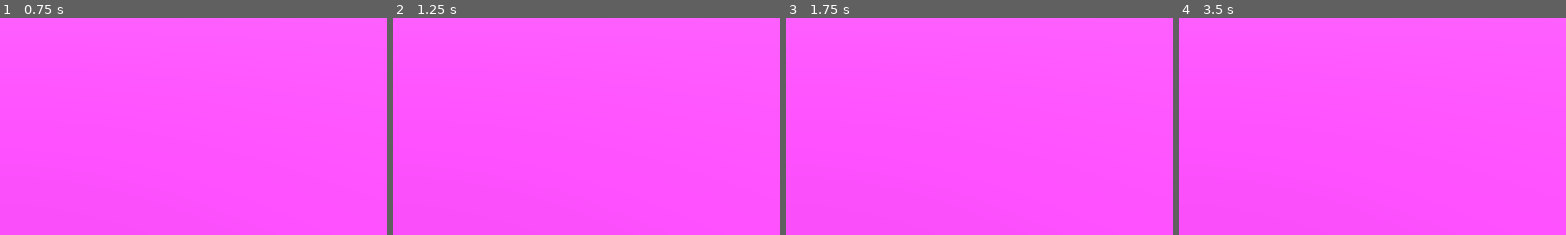
Above: before the commit, frames 1-4 (left to right).
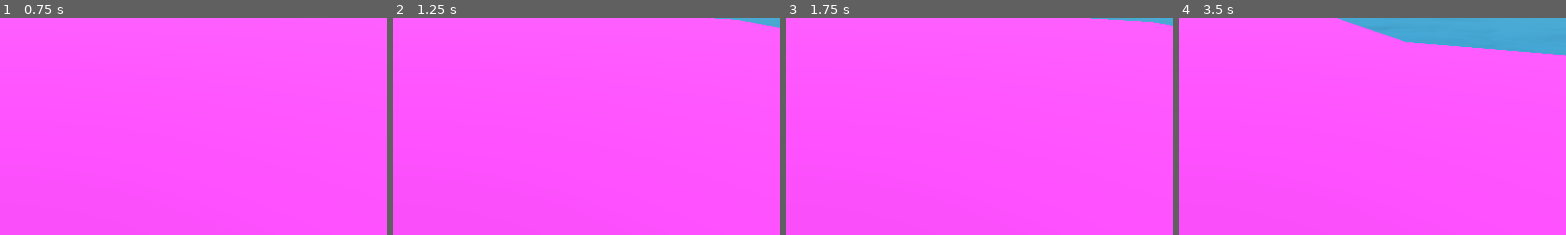
Above: after the commit, the same moments.

Repository: jovialen/IslandGame
Game: Godot game, scene res://Scenes/Worlds/IslandGame.tscn
Two runs of this game, one before a commit and one after it. Both use one fixed random seed, a clock stepped at 60 frames per second and the inputs below.
Inputs (mouse positions are % of the whole screen's width and height, from its top left):
- Up to frame 1 (0.75 s): tap Enter at 0.5 s; move the mouse to (72, 45) at 0.52 s; hold D (right) from 0.53 s (still down); tap Q (rotate_anticlockwise) at 0.6 s; click (72, 45) at 0.67 s
- Up to frame 2 (1.25 s): keep holding D (right)
- Up to frame 3 (1.75 s): release D (right) at 1.25 s; tap Space at 1.25 s; drag from (30, 55) to (45, 70) at 1.27 s
- Up to frame 4 (3.5 s): tap Enter at 2 s; move the mouse to (60, 28) at 2.02 s; hold D (right) 2.03-2.75 s; tap Mouse wheel up (zoom_in) at 2.1 s; drag from (45, 70) to (20, 35) at 2.77 s
The pictures show only the part of the screen within x 50-100%, y 0-50%; the shares and areas given below are measured in that part.

Frame 1 is identical in both runs. In frame 2, 0.3% of the frame differs, in the area x 83-100%, y 0-5%; in frame 3, 0.3%; in frame 4, 6.8%, in the area x 41-100%, y 0-18%.

Commit message:
feat: refactor hex grid script

Diff:
--- a/Scenes/Terrain/Map.tscn
+++ b/Scenes/Terrain/Map.tscn
@@ -1,13 +1,6 @@
-[gd_scene load_steps=4 format=3 uid="uid://b3h5feqevc3bu"]
+[gd_scene load_steps=2 format=3 uid="uid://b3h5feqevc3bu"]
 
-[ext_resource type="Script" path="res://Scripts/Grid/HexGridRenderer.gd" id="1_4bxg7"]
 [ext_resource type="Script" path="res://Scripts/Grid/HexGrid.gd" id="2_63hn4"]
 
-[sub_resource type="Resource" id="Resource_rvy7u"]
+[node name="HexGrid" type="Node3D"]
 script = ExtResource("2_63hn4")
-radius = 2
-
-[node name="Map" type="Node3D"]
-script = ExtResource("1_4bxg7")
-hexGrid = SubResource("Resource_rvy7u")
-tileSize = 2.0
--- a/Scenes/Terrain/Tiles/HexTile.tscn
+++ b/Scenes/Terrain/Tiles/HexTile.tscn
@@ -1,4 +1,6 @@
-[gd_scene load_steps=3 format=3 uid="uid://bxedk7rl2l87o"]
+[gd_scene load_steps=4 format=3 uid="uid://bxedk7rl2l87o"]
+
+[ext_resource type="Script" path="res://Scripts/Grid/HexTile.gd" id="1_xv3f7"]
 
 [sub_resource type="StandardMaterial3D" id="StandardMaterial3D_dygnu"]
 albedo_color = Color(1, 0.290196, 1, 1)
@@ -12,6 +14,7 @@
 cap_bottom = false
 
 [node name="Hex Tile" type="Node3D"]
+script = ExtResource("1_xv3f7")
 
 [node name="MeshInstance3D" type="MeshInstance3D" parent="."]
 transform = Transform3D(1, 0, 0, 0, 1, 0, 0, 0, 1, 0, -1, 0)
--- a/Scripts/Grid/HexGrid.gd
+++ b/Scripts/Grid/HexGrid.gd
@@ -1,4 +1,65 @@
-extends Resource
+extends Node3D
 class_name HexGrid
 
-@export_range(1, 100) var radius : int = 5
+enum Orientation { FLAT, POINTY };
+
+@export_category("Hex Grid")
+@export var radius := 2
+@export var orientation := Orientation.POINTY;
+@export var tileSize := 2.0
+
+var tiles = []
+
+const HEX_TILE = preload("res://Scenes/Terrain/Tiles/HexTile.tscn")
+
+
+func _ready():
+	var size = radius * 2 + 1
+
+	for x in range(size):
+		tiles.append([])
+		for y in range(size):
+			tiles[x].append(null)
+			if _in_radius(x, y):
+				tiles[x][y] = _add_tile(x, y)
+
+
+func _in_radius(xCoord, yCoord):
+	var offset = _coord_to_position(xCoord - radius, yCoord - radius)
+	print(offset)
+	return offset.x ** 2 + offset.y ** 2 <= (radius * tileSize * 2) ** 2
+
+
+func _add_tile(xCoord, yCoord):
+	var instance = HEX_TILE.instantiate()
+
+	var offset = _coord_to_position(xCoord - radius, yCoord - radius)
+	instance.position = Vector3(offset.x, 0, offset.y)
+	instance.scale *= tileSize
+	instance.rotation.y = _rotation()
+
+	instance.coords = Vector2(xCoord, yCoord)
+
+	instance.name = "Tile " + String.num(xCoord) + " " + String.num(yCoord)
+	add_child(instance, true)
+	return instance
+
+
+func _coord_to_position(xCoord, yCoord):
+	if orientation == Orientation.FLAT:
+		var x = tileSize * 3/2 * xCoord
+		var y = tileSize * sqrt(3) * (yCoord + 0.5 * (xCoord&1))
+
+		return Vector2(x, y)
+	else:
+		var x = tileSize * sqrt(3) * (xCoord + 0.5 * (yCoord&1))
+		var y = tileSize * 3/2 * yCoord
+
+		return Vector2(x, y)
+
+
+func _rotation():
+	if orientation == Orientation.FLAT:
+		return deg_to_rad(90)
+	else:
+		return 0
--- a/Scripts/Grid/HexGridRenderer.gd
+++ /dev/null
@@ -1,45 +0,0 @@
-extends Node3D
-class_name HexGridRenderer
-
-@export_category("Hex Grid Renderer")
-@export var hexGrid : HexGrid
-@export var tileSize : float = 1
-
-enum Orientation { FLAT, POINTY }
-@export var orientation := Orientation.POINTY
-
-const HEX_TILE := preload("res://Scenes/Terrain/Tiles/HexTile.tscn")
-
-func _ready():
-	var tileRotation = _get_rotation()
-	var size = hexGrid.radius * 2 + 1
-	for x in range(size):
-		var xCoord = x - hexGrid.radius
-		for y in range(size):
-			var yCoord = y - hexGrid.radius
-			var instance = HEX_TILE.instantiate()
-			var offset = _get_position(xCoord, yCoord)
-			instance.position = Vector3(offset.x, 0.0, offset.y)
-			instance.scale *= tileSize
-			instance.rotation.y = tileRotation
-			add_child(instance)
-
-
-func _get_position(xCoord, yCoord):
-	if orientation == Orientation.FLAT:
-		var x = tileSize * 3/2 * xCoord
-		var y = tileSize * sqrt(3) * (yCoord + 0.5 * (xCoord&1))
-
-		return Vector2(x, y)
-	else:
-		var x = tileSize * sqrt(3) * (xCoord + 0.5 * (yCoord&1))
-		var y = tileSize * 3/2 * yCoord
-
-		return Vector2(x, y)
-
-
-func _get_rotation():
-	if orientation == Orientation.FLAT:
-		return deg_to_rad(90)
-	else:
-		return 0
--- /dev/null
+++ b/Scripts/Grid/HexTile.gd
@@ -0,0 +1,4 @@
+extends Node3D
+class_name Tile
+
+var coords : Vector2
